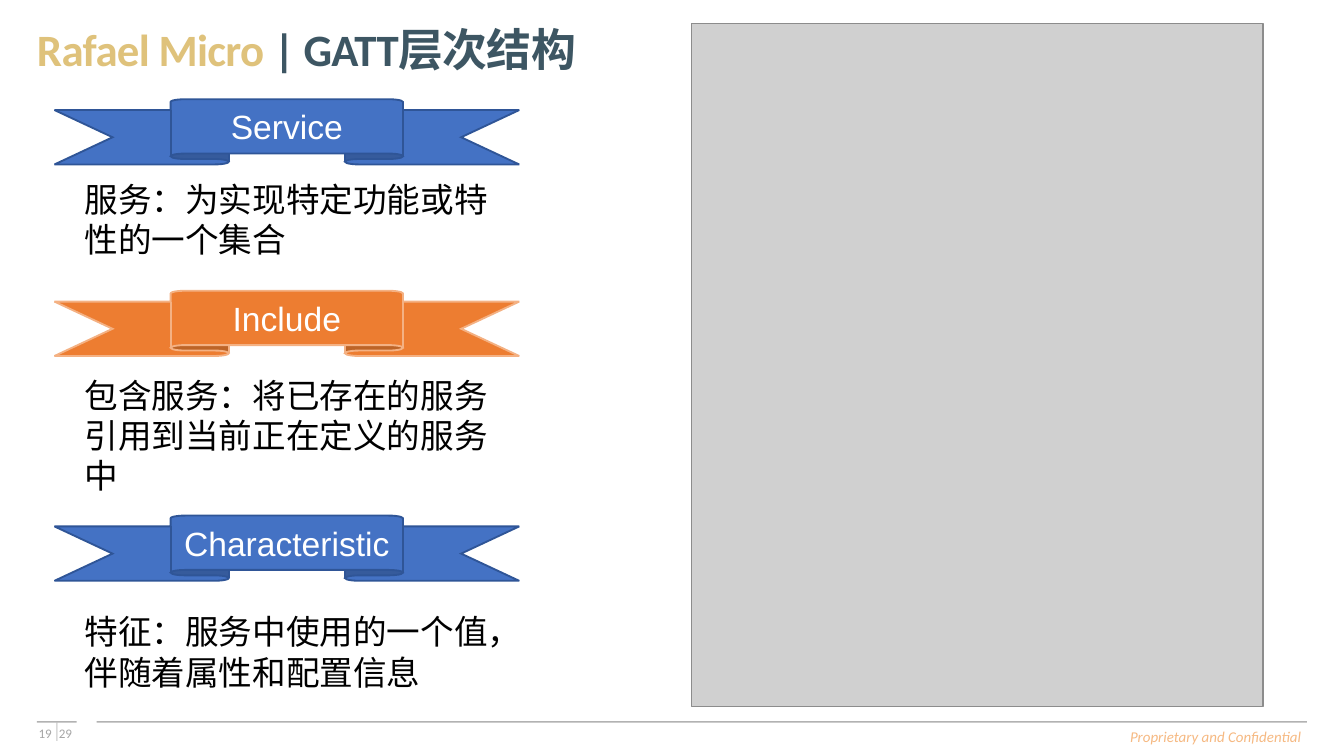
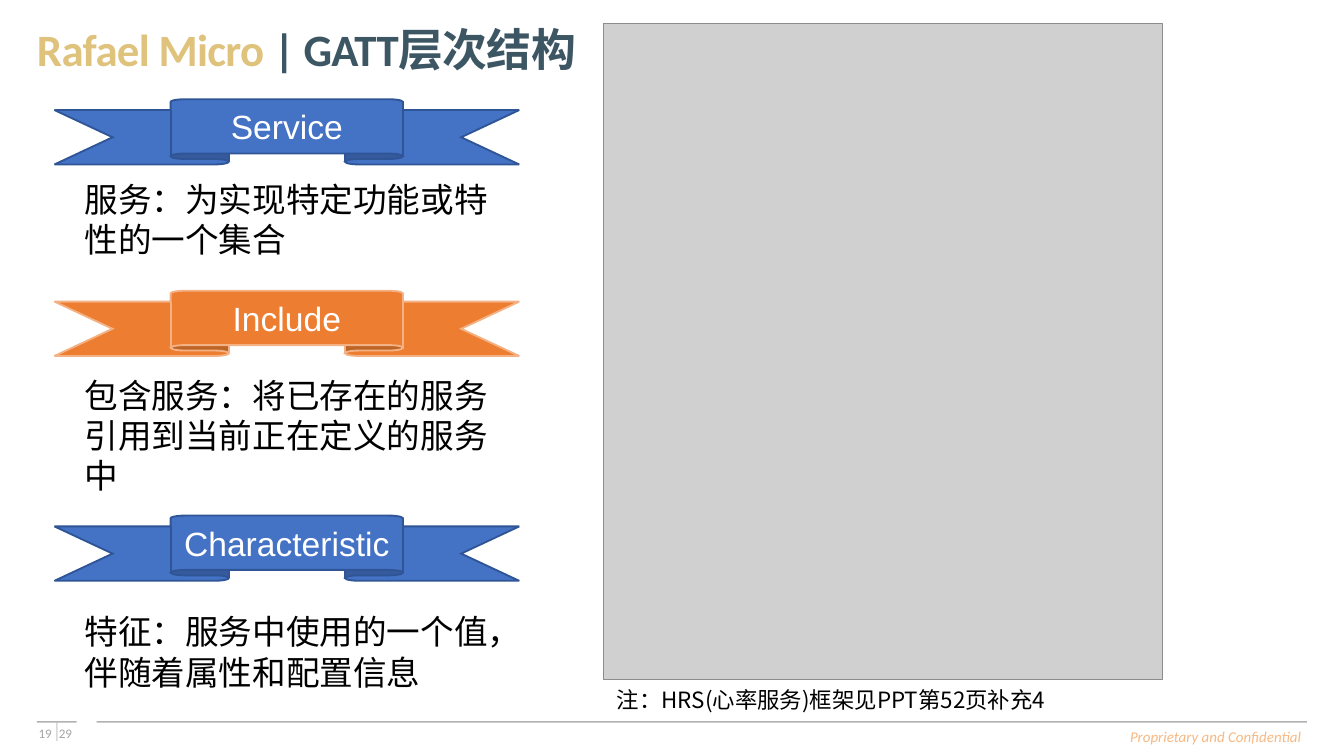
Before and after one commit to SimonLee584/rt58x_alpha_training_maindev, a slide deck: slide 19 of Meeting_Doc/Part-II_Ble_Spec/BLE学习报告(许浩彬).pptx. Drawn at 1344x756 pixels with LibreOffice and Linux fonts; fonts in the diff are those of the drawing; grey boxes stand for pictures; background and template pictures are left out. Boxes give left, top, right and bottom in pixels: in the first picture for what was removed or moved away, otherwise in the second. Text is boxed around its words. In the diff, an @@ line names an element or a change of style, - is before the commit and + after.

```diff
--- a/Meeting_Doc/Part-II_Ble_Spec/BLE学习报告(许浩彬).pptx
+++ b/Meeting_Doc/Part-II_Ble_Spec/BLE学习报告(许浩彬).pptx
@@ picture: place and size @@
-picture at [692,23,1263,706]
+picture at [603,23,1163,679]
@@ text added at [617,689,1045,713], 12 pt, text #000000 @@
+注：HRS(心率服务)框架见PPT第52页补充4
```
Also in this commit, not shown: 4 other slides changed, 5 slides added.
